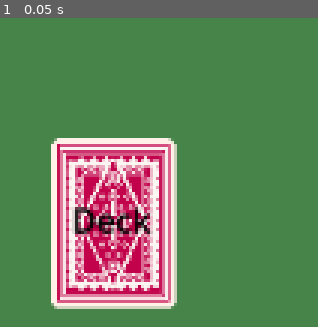
Above: before the commit, frame 1.
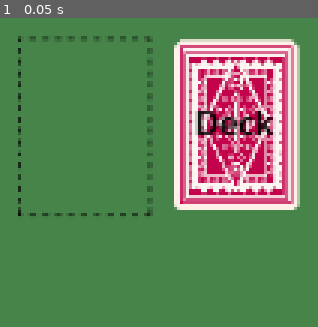
Above: after the commit, the same moment.

Repository: nazrinamir/Lucky7-v1.0
Game: Godot game, scene res://Scenes/game.tscn
Same seed, same stepped clock (60 frames per second), same inputs: the game is played once before the commit and once after it.
Inputs:
- Up to frame 1 (0.05 s): no input

The runs differ from the first frame. In frame 1, 44% of the frame differs, in the area x 5-95%, y 5-95%.

Commit message:
fix: Discard Slot

Diff:
--- /dev/null
+++ b/Components/discard_slot.tscn
@@ -0,0 +1,18 @@
+[gd_scene load_steps=3 format=3 uid="uid://d1lnoxtxy0pgo"]
+
+[ext_resource type="Texture2D" uid="uid://6c8wrs0tgd18" path="res://Assets/CardSlot.png" id="1_n3vri"]
+
+[sub_resource type="RectangleShape2D" id="RectangleShape2D_plpb8"]
+size = Vector2(64, 86)
+
+[node name="DiscardSlot" type="Node2D"]
+
+[node name="SlotImage" type="Sprite2D" parent="."]
+position = Vector2(-7.7486e-06, 1.66893e-06)
+scale = Vector2(0.355556, 0.324528)
+texture = ExtResource("1_n3vri")
+
+[node name="Area2D" type="Area2D" parent="."]
+
+[node name="CollisionShape2D" type="CollisionShape2D" parent="Area2D"]
+shape = SubResource("RectangleShape2D_plpb8")
--- a/Scenes/game.tscn
+++ b/Scenes/game.tscn
@@ -1,7 +1,8 @@
-[gd_scene load_steps=3 format=3 uid="uid://brf481px7tfve"]
+[gd_scene load_steps=4 format=3 uid="uid://brf481px7tfve"]
 
 [ext_resource type="PackedScene" uid="uid://cmiw60sjohcoi" path="res://Components/deck.tscn" id="1_ebmjs"]
 [ext_resource type="Script" uid="uid://cbpmfglfa3d35" path="res://Scenes/deck_manager.gd" id="1_qxrlw"]
+[ext_resource type="PackedScene" uid="uid://d1lnoxtxy0pgo" path="res://Components/discard_slot.tscn" id="3_wrm1d"]
 
 [node name="Game" type="Node2D"]
 
@@ -10,16 +11,14 @@
 offset_bottom = 656.0
 color = Color(0.278009, 0.518599, 0.290759, 1)
 
-[node name="Background" type="TextureRect" parent="."]
-visible = false
-offset_right = 1153.0
-offset_bottom = 648.0
+[node name="DiscardSlot" parent="." instance=ExtResource("3_wrm1d")]
+position = Vector2(525, 269)
 
 [node name="DeckManager" type="Node2D" parent="."]
 script = ExtResource("1_qxrlw")
 
 [node name="Deck" parent="DeckManager" instance=ExtResource("1_ebmjs")]
-position = Vector2(539, 313)
+position = Vector2(598, 266)
 
 [node name="CardManager" type="Node2D" parent="."]
 
